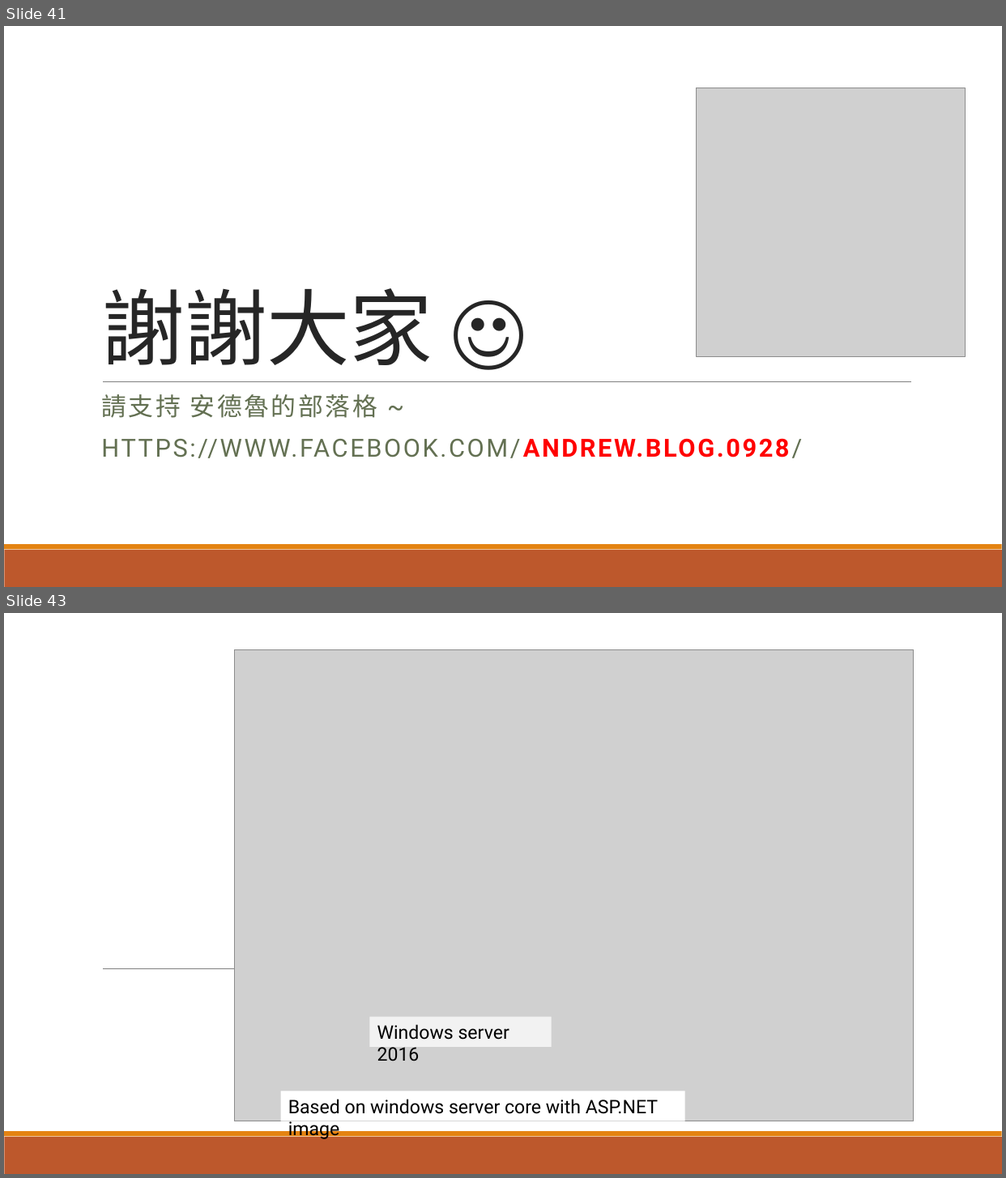
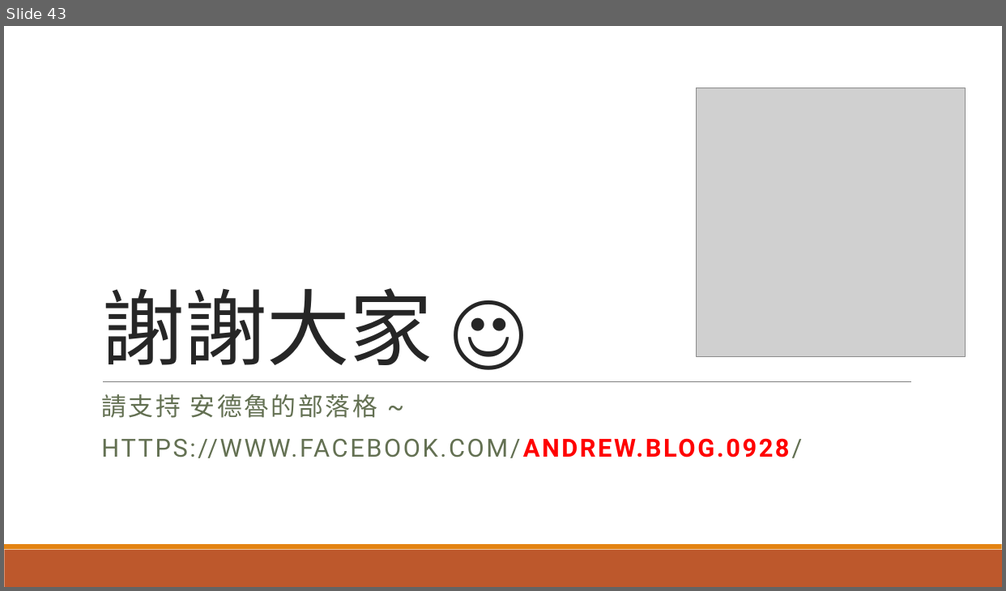
Before and after one commit to andrew0928/Meetup, a slide deck: 20170916.ContainerDrivenDevelop/slides.pptx. Shown one above the other, each under a label of ours: slides 41 and 43 before the commit, slide 43 after it; the slides between them are not shown. The pictures are 1006x1178 and 1006x591 pixels, drawn with LibreOffice and Linux fonts; fonts in the diff are those of the drawing; grey boxes stand for pictures. Boxes give left, top, right and bottom in pixels: in the first picture for what was removed or moved away, otherwise in the second. Text is boxed around its words. In the diff, an @@ line names an element or a change of style, - is before the commit and + after.

```diff
--- a/20170916.ContainerDrivenDevelop/slides.pptx
+++ b/20170916.ContainerDrivenDevelop/slides.pptx
@@ slide 43 removed at bbox=[4, 613, 1002, 1174], background #FFFFFF; not listed: 3 template elements that a slide beside it also shows @@
@@ picture removed at bbox=[235, 649, 914, 1122] @@
@@ rectangle removed at bbox=[370, 1017, 552, 1047] @@
-Windows server 2016
@@ rectangle removed at bbox=[281, 1092, 685, 1122] @@
-Based on windows server core with ASP.NET image
@@ what was slide 41 is now slide 43 @@
```
Also in this commit, not shown: 11 slides changed, 2 slides added, 4 other slides removed, 2 other files.
